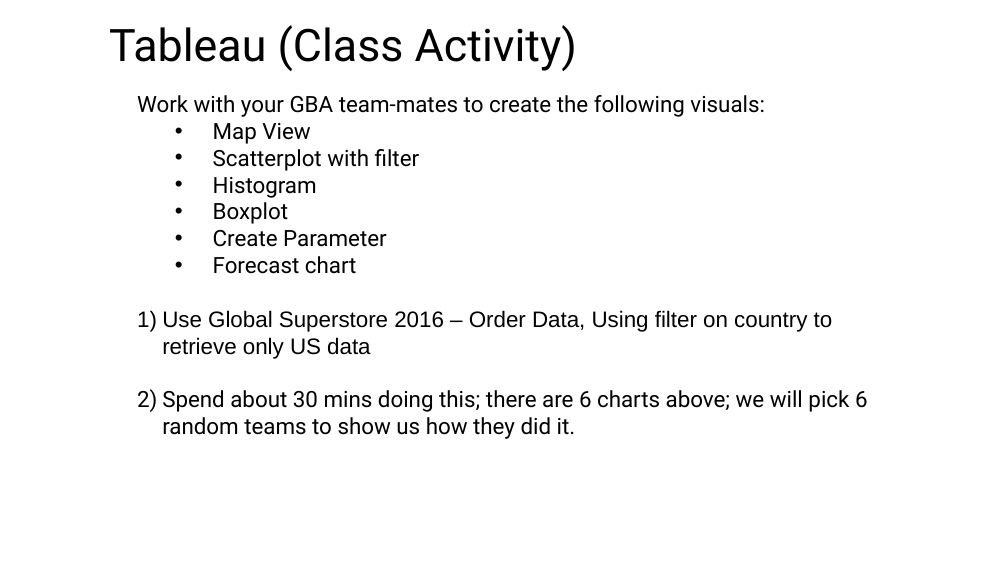
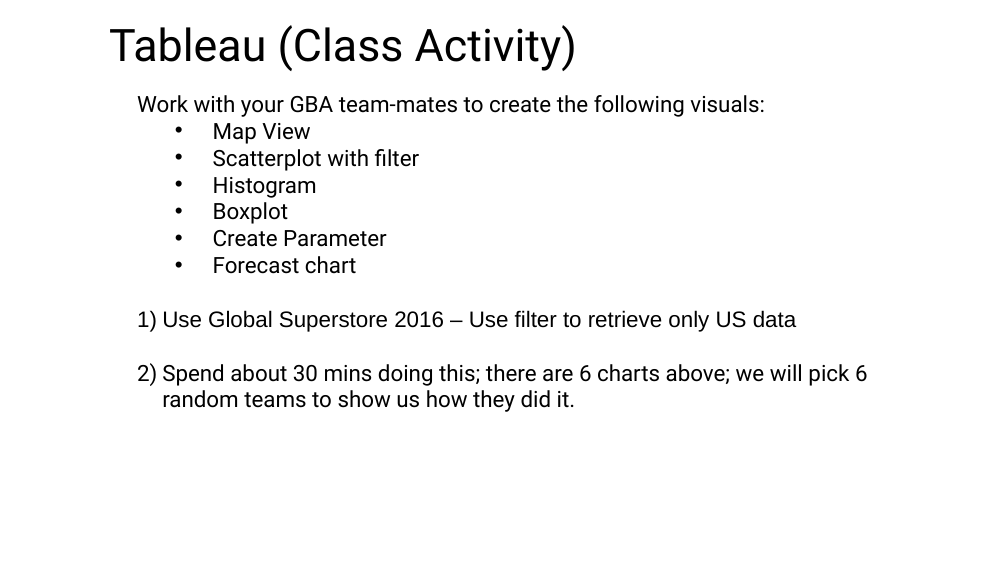
Before and after one commit to munishkumar-gh/munishkumar-gh.github.io, a slide deck: slide 31 of SuSS/2022_ANL201_Viz_Biz/3_Lecture/ANL201 Study Unit 5_2022 - Lecturer.pptx. Drawn at 1008x567 pixels with LibreOffice and Linux fonts; fonts in the diff are those of the drawing; background and template pictures are left out. Boxes give left, top, right and bottom in pixels: in the first picture for what was removed or moved away, otherwise in the second. Text is boxed around its words. In the diff, an @@ line names an element or a change of style, - is before the commit and + after.

```diff
--- a/SuSS/2022_ANL201_Viz_Biz/3_Lecture/ANL201 Study Unit 5_2022 - Lecturer.pptx
+++ b/SuSS/2022_ANL201_Viz_Biz/3_Lecture/ANL201 Study Unit 5_2022 - Lecturer.pptx
@@ text at (162, 310, 796, 332): text changed @@
-1) Use Global Superstore 2016 – Order Data, Using filter on country to retrieve only US data
+1) Use Global Superstore 2016 – Use filter to retrieve only US data
```
Also in this commit, not shown: 1 other slide changed, 1 other file.
